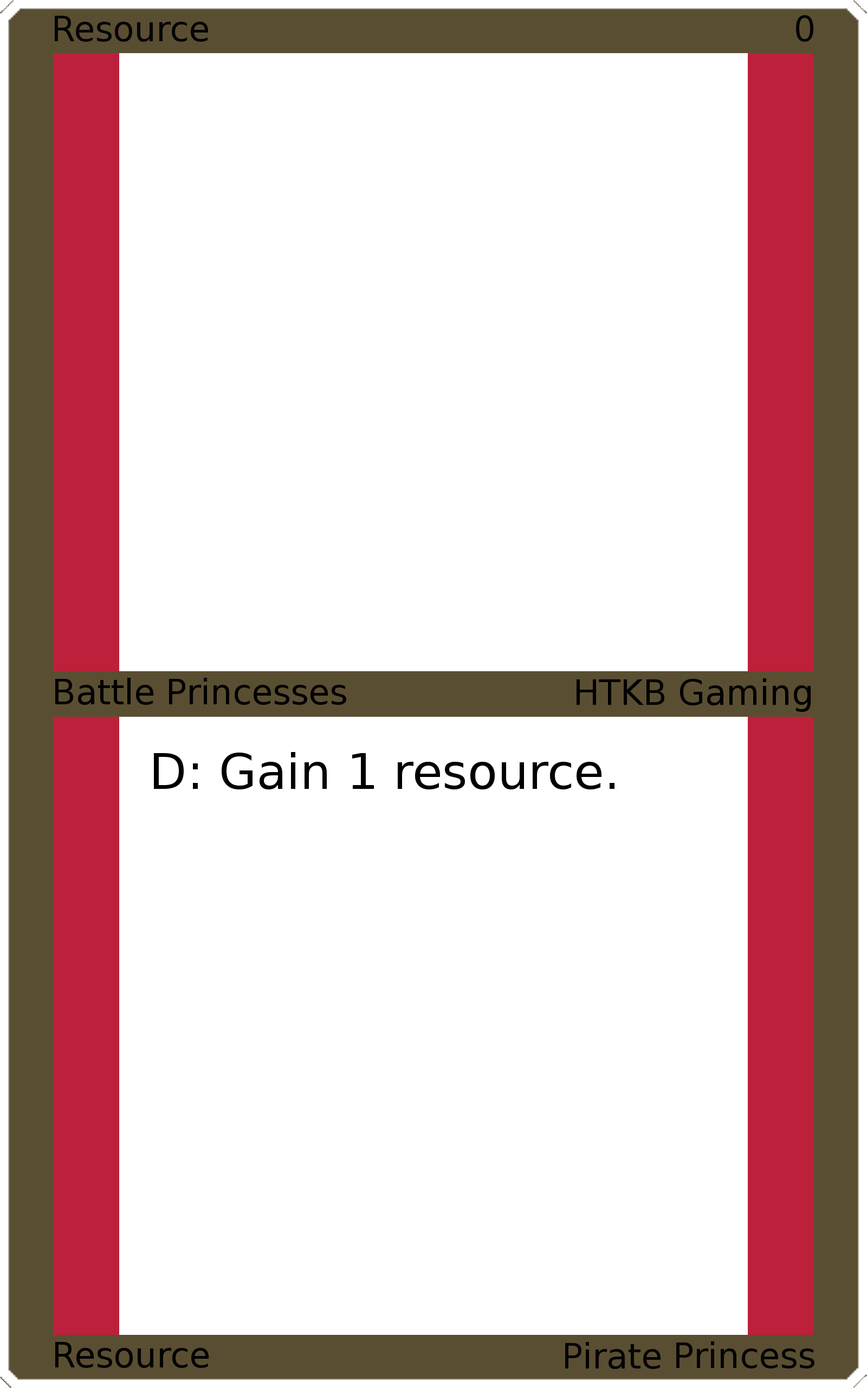
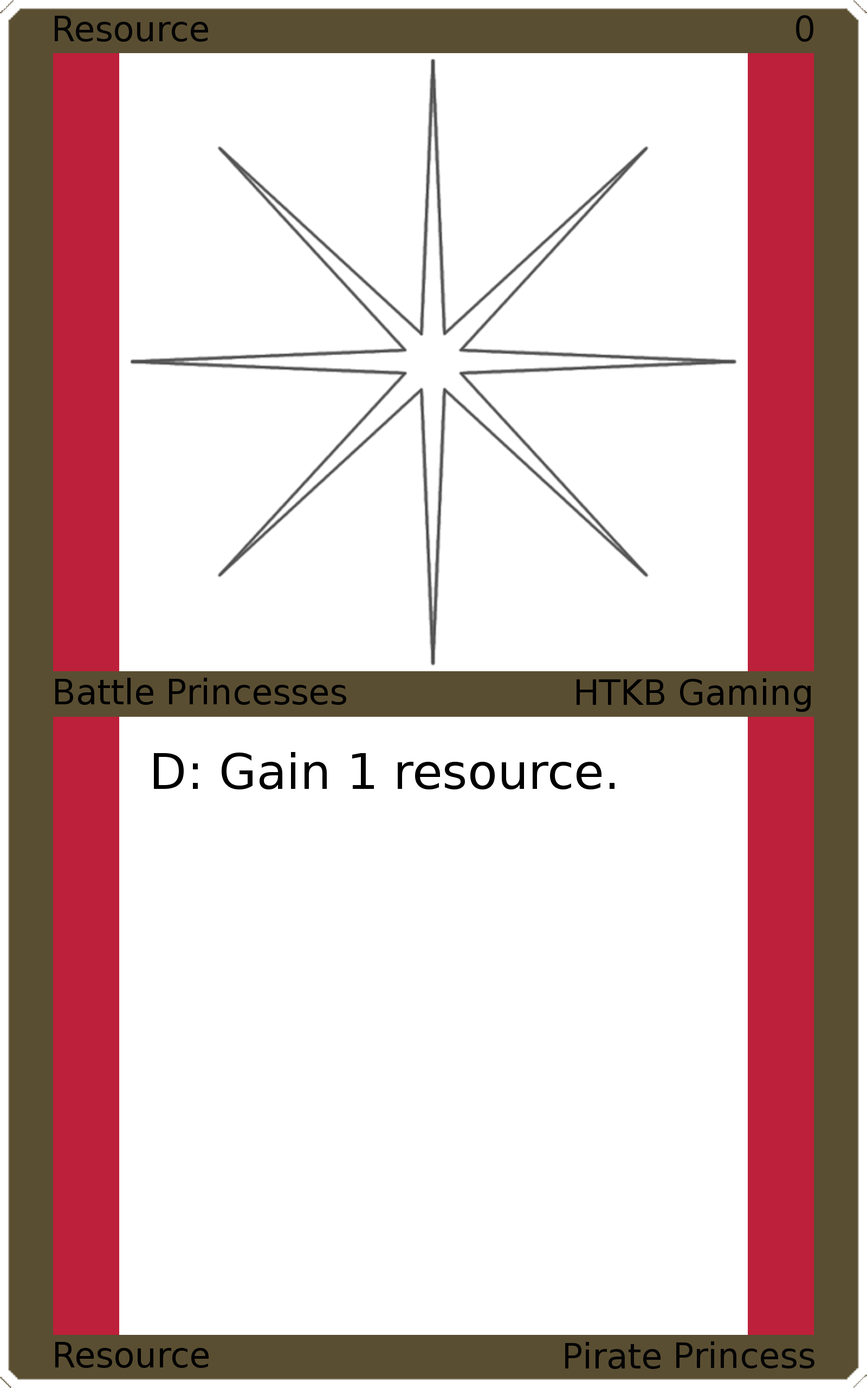
Revision of a layered 867x1388 image; what changed, layer by layer:
added layer "Art" above "Top Background" over <box>129,57,738,666</box>
